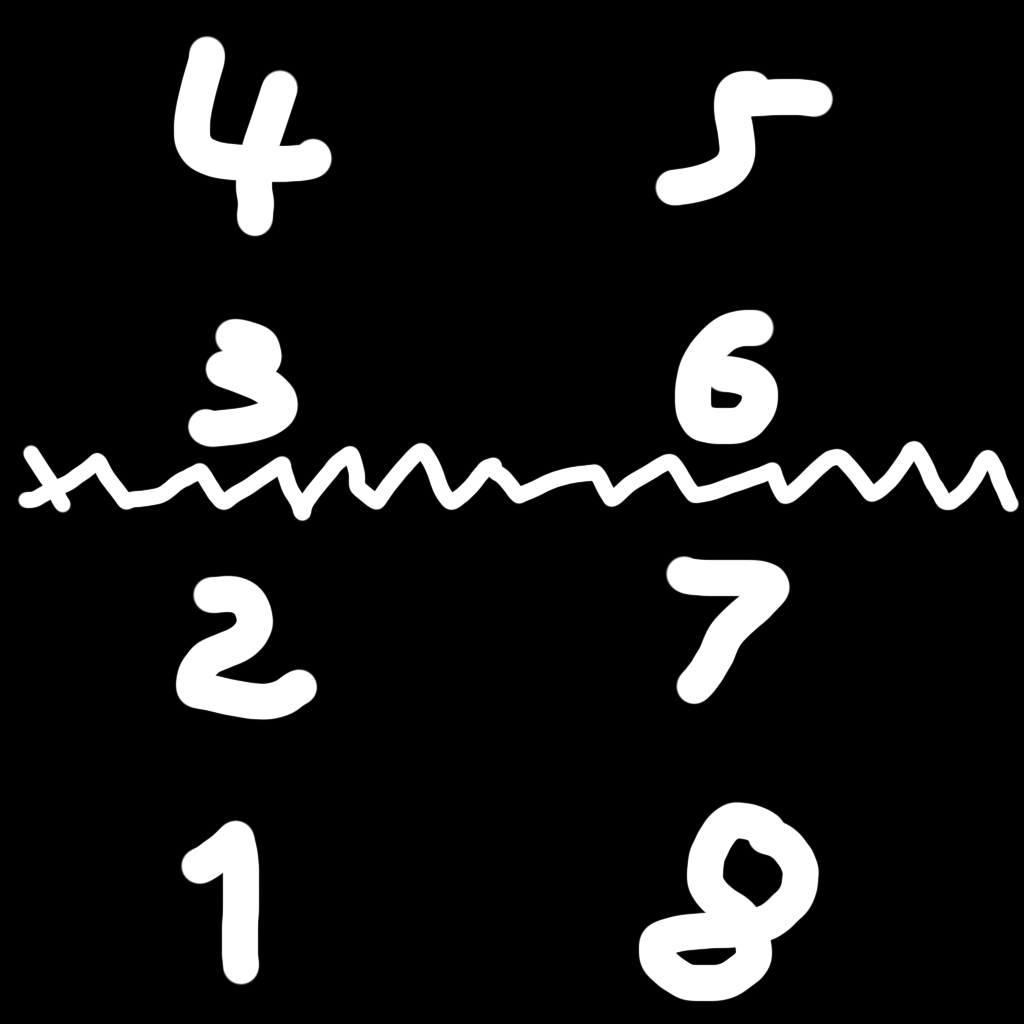
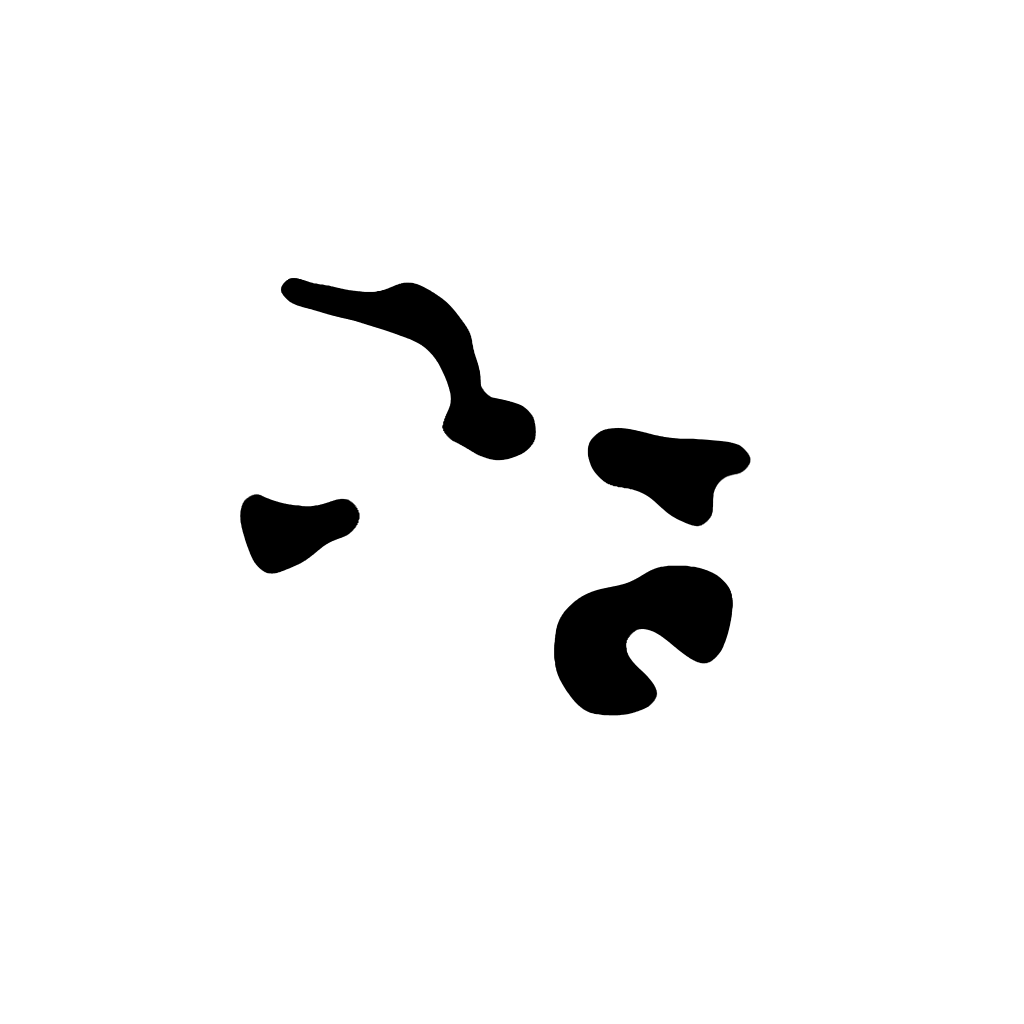
Before/after of a 1024px x 1024px layered artwork. What changed in the layer stack:
renamed "Layer 5" to "Troubleshooting", hid it over [0, 0, 1024, 1024]
